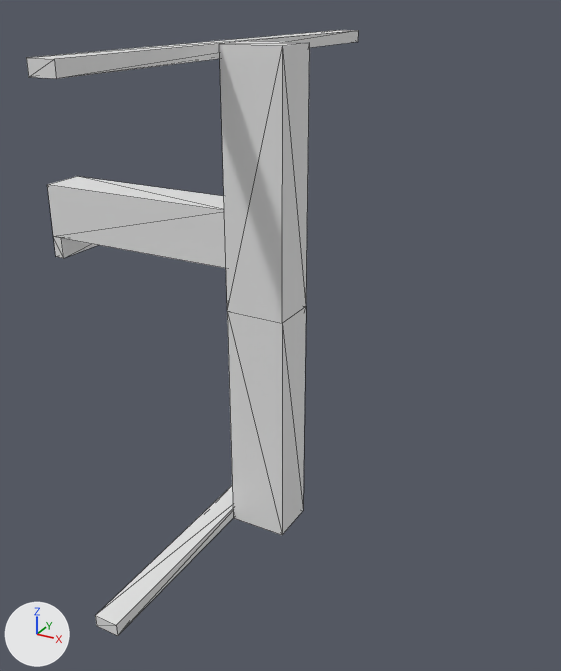
One commit to the OBJ model Data/bmc/tiles_structure/t_172.obj: the scene before it, then after it.
Rendered twice from a 50 mm camera at (0.836, -1.31, 0.578) aimed at (0.107, 0.016, -0.085). The axes (+X, +Y, +Z) are drawn at lower left. The lights are the same throughout. Mesh edges are drawn as thin lines. Where no turn or scale is listed for an object, it has been applied to the vertices.

The first picture shows 't_172'.
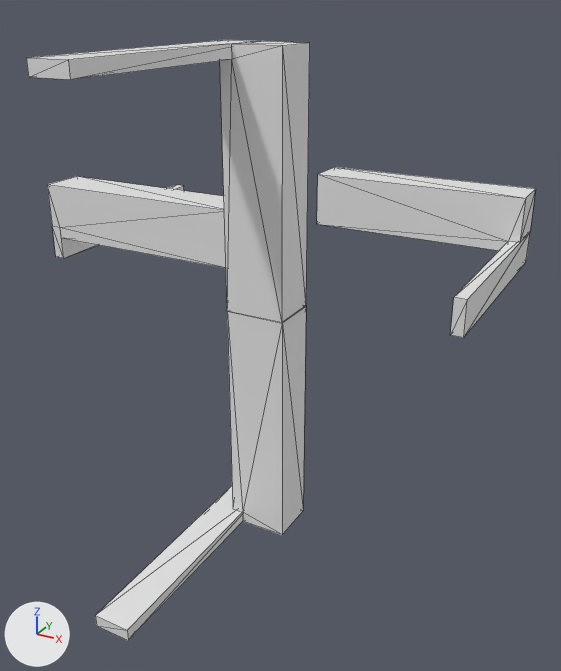
What differs and where, as boxes [x1, y1, x2, y2] in the pictures (561 x 671 px; the box of a moved part takes in the faces that stretch with it):
't_172', reshaped (53% wider): before [26, 30, 358, 636]; after [26, 40, 536, 641]
part 1 of me_t_172, added: after [317, 167, 536, 338]
part 2 of me_t_172, moved or reshaped: before [28, 30, 358, 636]; after [28, 40, 308, 641]

Patch to the scene script:
```diff
--- a/Data/bmc/tiles_structure/t_172.obj.py
+++ b/Data/bmc/tiles_structure/t_172.obj.py
@@ me_t_172 @@
 # used by ob_t_172; location = (0.0, 0.0, 0.0)
-me_t_172.from_pydata(...)  # 42 vertices, 72 faces; spans x -0.5..0.175, y -0.5..0.5, z -0.5..0.5
+me_t_172.from_pydata(...)  # 72 vertices, 128 faces; spans x -0.5..0.5, y -0.5..0.5, z -0.5..0.5
+# me_t_172 part 1: a new loose piece of 18 vertices spanning x 0.0..0.5, y 0.0..0.5, z 0.0..0.175
+# me_t_172 part 2
+# 13 vertices are removed from x -0.5..0.05, y -0.5..0.5, z -0.5..0.5
+# 59 faces are deleted
+# 3 vertices move from x -0.5..0.05, y -0.5..0.5, z 0.05..0.5 to x -0.475..0.075, y -0.5..0.5, z 0.075..0.5
+# 20 vertices are added at x -0.5..0.175, y -0.5..0.5, z -0.5..0.5
+# 5 new vertices lie (0.0, -0.1, 0.0) away from vertices in x 0.05..0.075, y 0.0, z -0.5..0.5
+# 83 new faces join them
```
